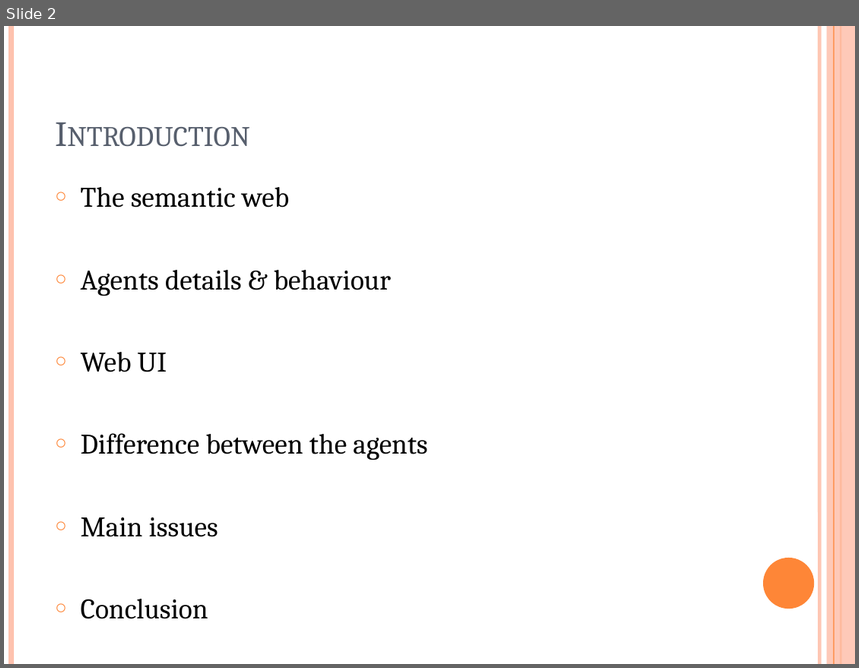
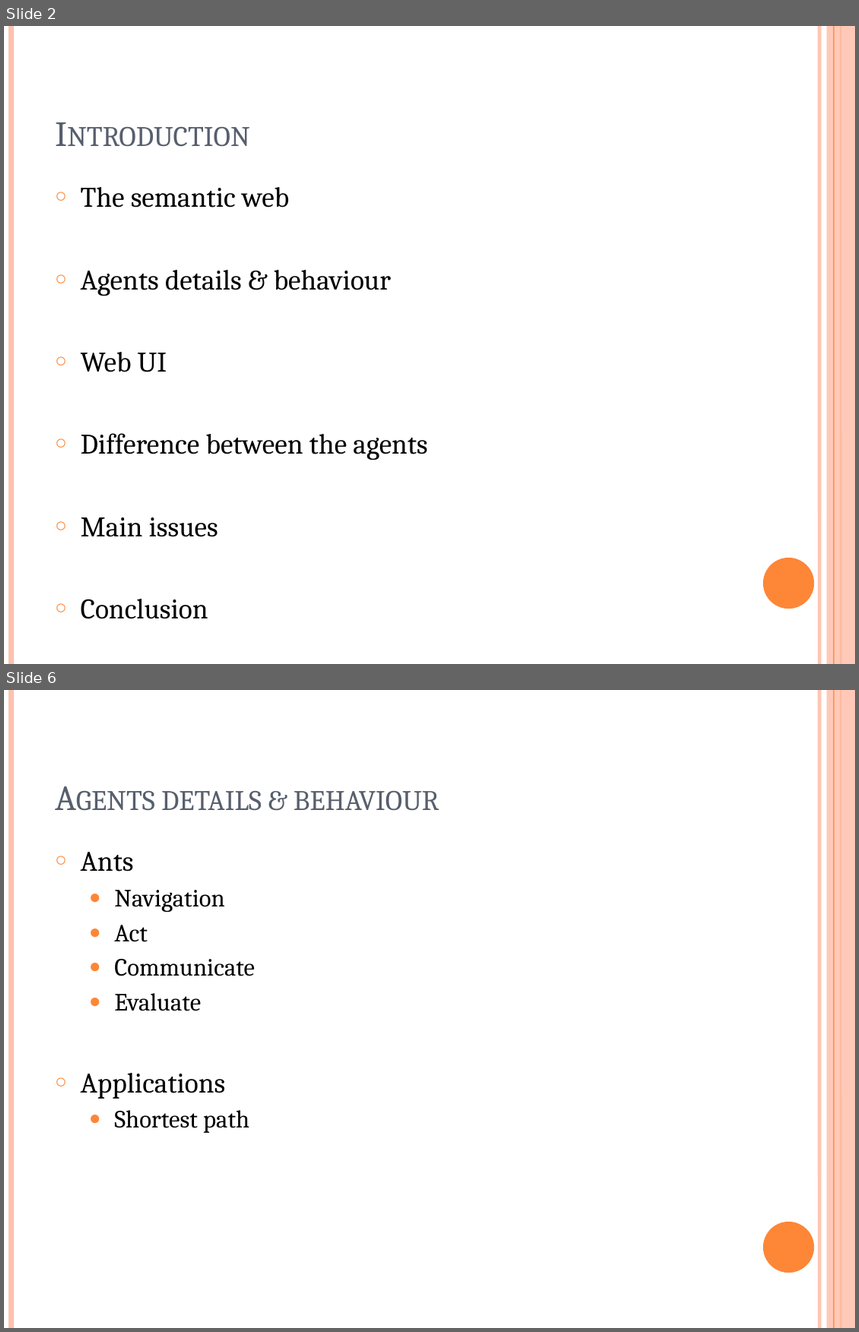
Before and after one commit to wouterbeek/DataHives, a slide deck: report/Bachelor presentation.pptx. Shown one above the other, each under a label of ours: slide 2 before the commit, slides 2 and 6 after it; the slides between them are not shown. The pictures are 859x668 and 859x1332 pixels, drawn with LibreOffice and Linux fonts; fonts in the diff are those of the drawing. Boxes give left, top, right and bottom in pixels: in the first picture for what was removed or moved away, otherwise in the second. Text is boxed around its words. In the diff, an @@ line names an element or a change of style, - is before the commit and + after.

```diff
--- a/report/Bachelor presentation.pptx
+++ b/report/Bachelor presentation.pptx
@@ slide 6 added at (4,690,855,1328), background #FFFFFF; not listed: 6 template elements that a slide beside it also shows @@
@@ title added at (161,791,439,811), 30 pt, text #575F6D, small capitals @@
+Agents details & behaviour
@@ text added at (81,852,255,1133), 21 pt, text #000000 @@
+○ Ants
+  ● Navigation
+  ● Act
+  ● Communicate
+  ● Evaluate
+○ Applications
+  ● Shortest path
```
Also in this commit, not shown: 6 slides changed, 4 other slides added.
